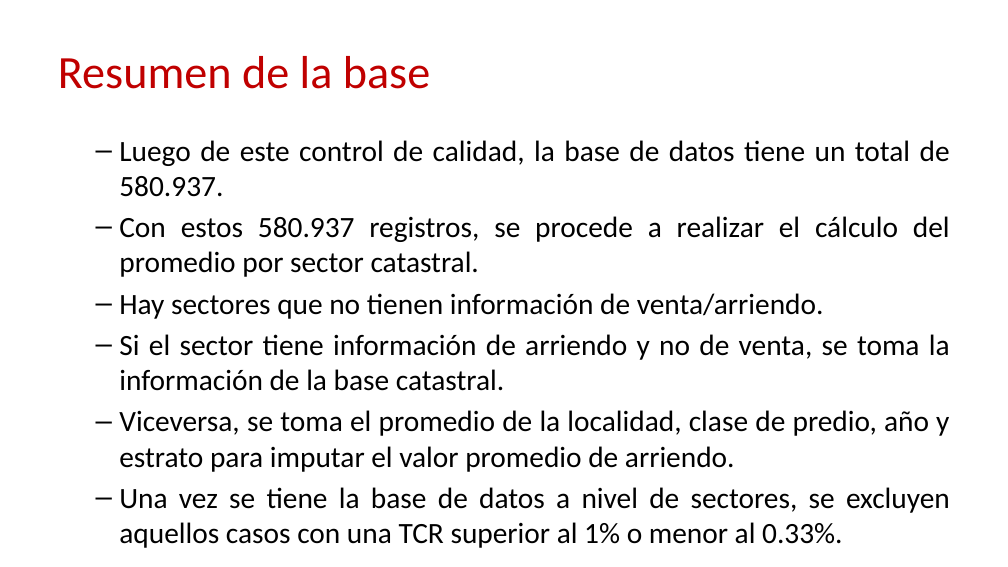
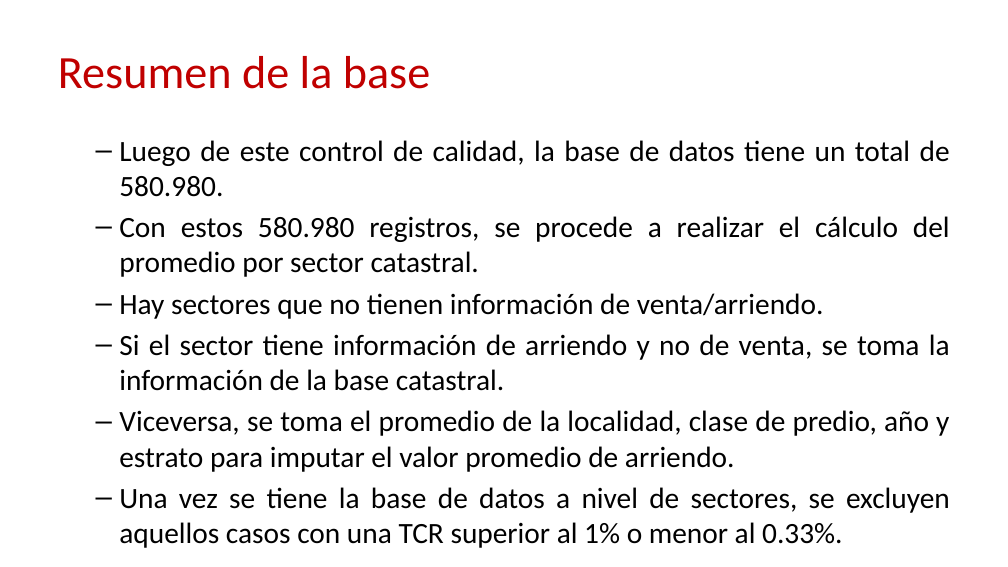
Before and after one commit to caavellanedag/210422_ESTUDIO_TASA_RENTA, a slide deck: slide 16 of reports/PRESENTACION_ESTUDIO_TASA_RENTA.pptx. Drawn at 1008x567 pixels with LibreOffice and Linux fonts; fonts in the diff are those of the drawing; background and template pictures are left out. Boxes give left, top, right and bottom in pixels: in the first picture for what was removed or moved away, otherwise in the second. Text is boxed around its words. In the diff, an @@ line names an element or a change of style, - is before the commit and + after.

```diff
--- a/reports/PRESENTACION_ESTUDIO_TASA_RENTA.pptx
+++ b/reports/PRESENTACION_ESTUDIO_TASA_RENTA.pptx
@@ text at (119,140,950,277): text changed @@
-  – Luego de este control de calidad, la base de datos tiene un total de 580.937.
-  – Con estos 580.937 registros, se procede a realizar el cálculo del promedio por sector catastral.
+  – Luego de este control de calidad, la base de datos tiene un total de 580.980.
+  – Con estos 580.980 registros, se procede a realizar el cálculo del promedio por sector catastral.
```
Also in this commit, not shown: 2 other slides changed, 7 other files.
